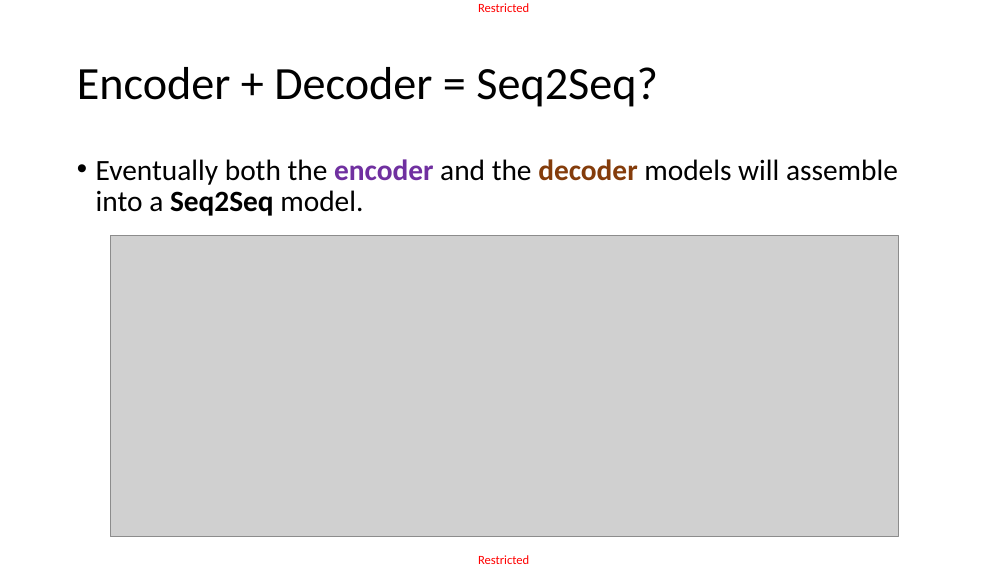
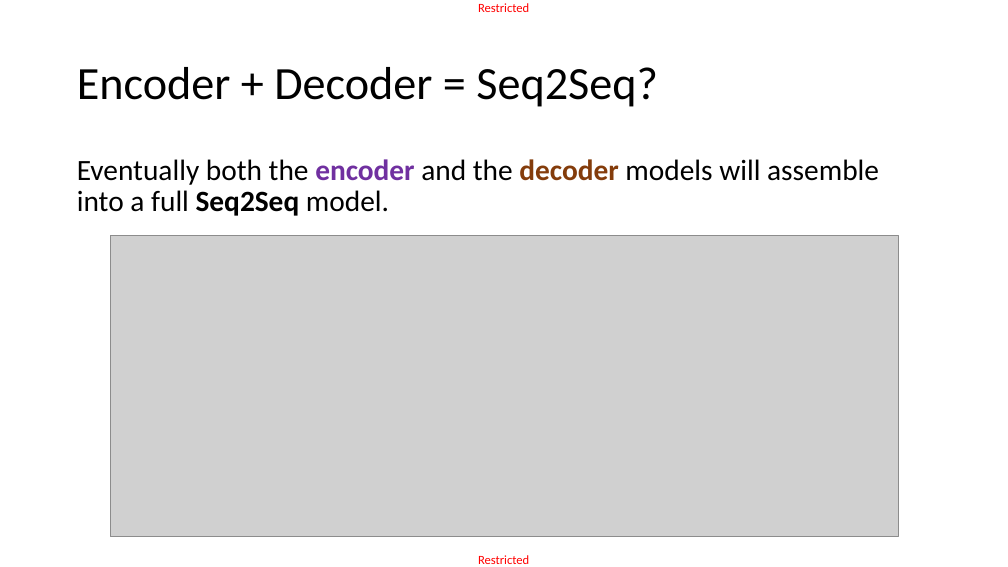
Before and after one commit to matthieudemari/SUTD_DL_50_039, a slide deck: slide 64 of W6/2. W6S2 final/W6S2.pptx (slide 61 before the commit). Drawn at 1008x567 pixels with LibreOffice and Linux fonts; fonts in the diff are those of the drawing; grey boxes stand for pictures. Boxes give left, top, right and bottom in pixels: in the first picture for what was removed or moved away, otherwise in the second. Text is boxed around its words. In the diff, an @@ line names an element or a change of style, - is before the commit and + after.

Commit message:
Updated materals for Week 6, adding visuals for memory vector and better explanations for one-to-many models and Seq2Seq models.

```diff
--- a/W6/2. W6S2 final/W6S2.pptx
+++ b/W6/2. W6S2 final/W6S2.pptx
@@ text at (77,159,879,216): text changed @@
-• Eventually both the encoder and the decoder models will assemble into a Seq2Seq model.
+Eventually both the encoder and the decoder models will assemble into a full Seq2Seq model.
```
Also in this commit, not shown: 22 other slides changed, 3 slides added, 9 other files.
